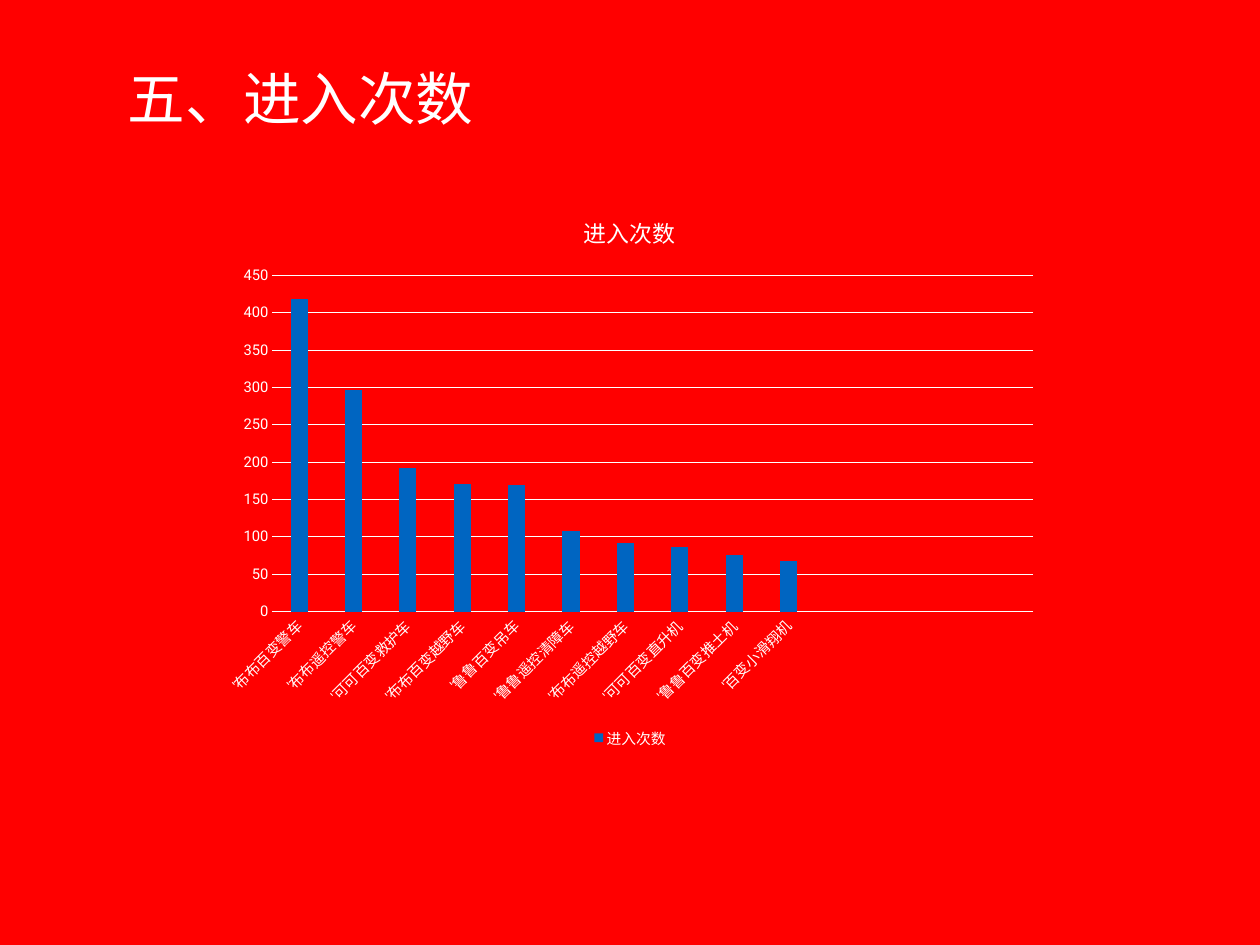
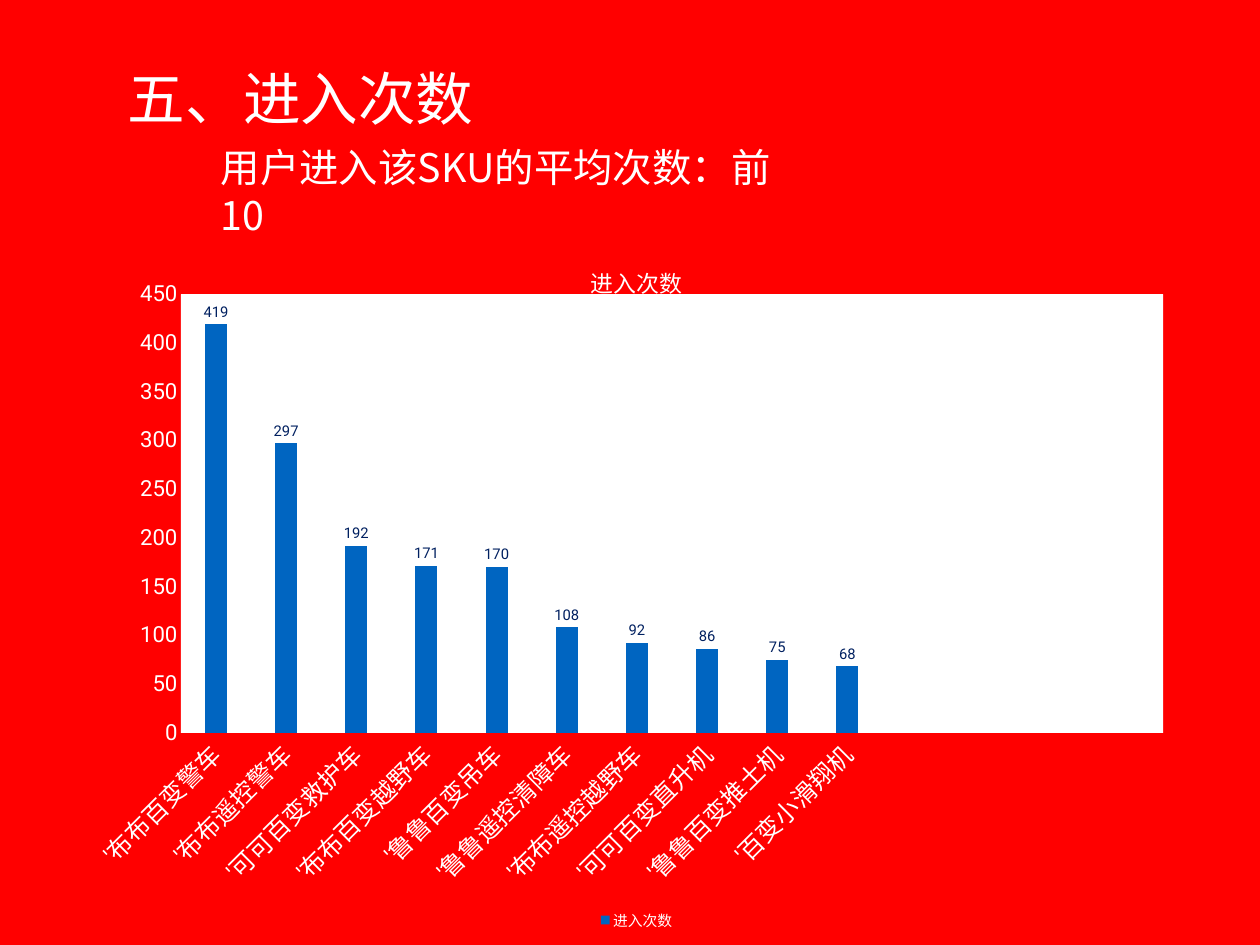
Before and after one commit to kevin0501/go, a slide deck: slide 8 of 需求/截止8月6日数据.pptx. Drawn at 1260x945 pixels with LibreOffice and Linux fonts; fonts in the diff are those of the drawing; background and template pictures are left out. Boxes give left, top, right and bottom in pixels: in the first picture for what was removed or moved away, otherwise in the second. Text is boxed around its words. In the diff, an @@ line names an element or a change of style, - is before the commit and + after.

```diff
--- a/需求/截止8月6日数据.pptx
+++ b/需求/截止8月6日数据.pptx
@@ text added at (x1=221, y1=149, x2=771, y2=231), 32 pt, text #FFFFFF @@
+用户进入该SKU的平均次数：前10
@@ column chart at (x1=93, y1=240, x2=1181, y2=935) @@
-进入次数: 420, 300, 190, 170, 170, 110, 90, 90, 80, 70, -, -, -, -
+进入次数: 419, 297, 192, 171, 170, 108, 92, 86, 75, 68, -, -, -, -
@@ data labels of 进入次数 added @@
@@ category axis changed @@
@@ value axis changed @@
@@ background changed @@
@@ plot area changed @@
@@ column chart resized from (x1=210, y1=192, x2=1050, y2=752) to (x1=93, y1=240, x2=1181, y2=935) @@
```
Also in this commit, not shown: 8 other slides changed, 3 slides removed, 4 other files.
